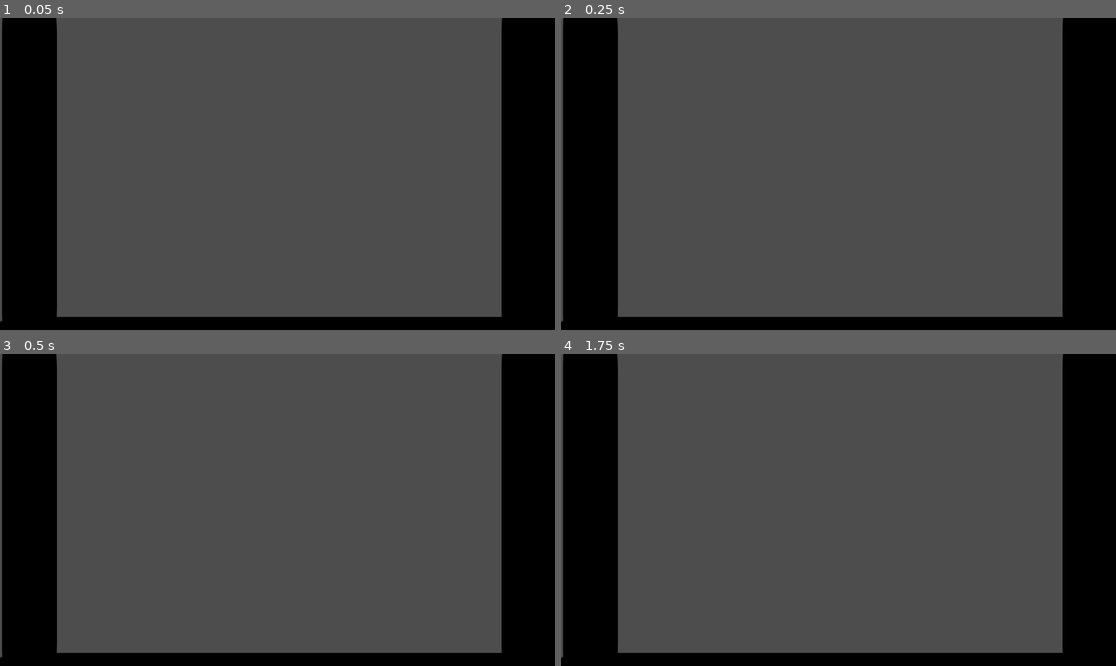
Above: before the commit, frames 1-4 (two rows, left to right).
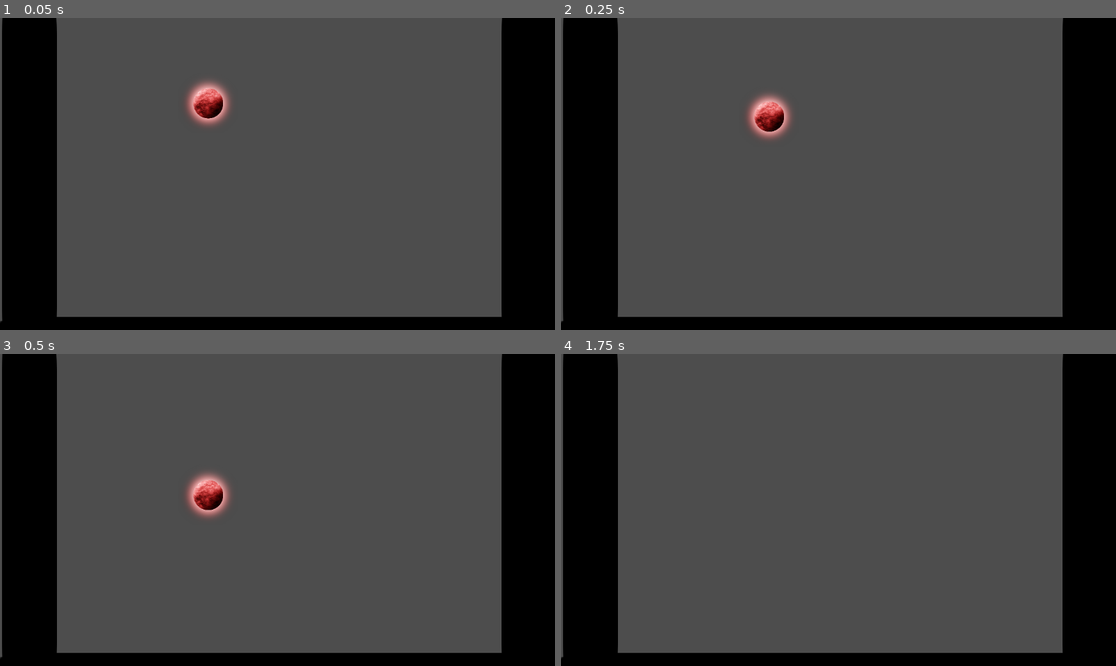
Above: after the commit, the same moments.

Repository: 6thAce/marbel-merger
Game: Godot game, scene res://main.tscn
Same seed, same stepped clock (60 frames per second), same inputs: the game is played once before the commit and once after it. The engine's default icon, where the game draws it, is replaced by a stand-in: a white triangle on a blue panel in a dark square.
Inputs:
- Up to frame 1 (0.05 s): no input
- Up to frame 2 (0.25 s): no input
- Up to frame 3 (0.5 s): no input
- Up to frame 4 (1.75 s): no input

The runs differ from the first frame. In frame 1, 1.0% of the frame differs, in the area x 33-42%, y 19-35%; in frame 2, 1.0%, in the area x 33-42%, y 24-39%; in frame 3, 1.0%; in frame 4, nothing differs.

Commit message:
Update main.tscn

Diff:
--- a/main.tscn
+++ b/main.tscn
@@ -1,9 +1,13 @@
-[gd_scene load_steps=2 format=3 uid="uid://cc6lrqdv51sht"]
+[gd_scene load_steps=3 format=3 uid="uid://cc6lrqdv51sht"]
 
 [ext_resource type="PackedScene" uid="uid://bmi4l8isf2vaf" path="res://backgroung.tscn" id="1_ig7tw"]
+[ext_resource type="PackedScene" uid="uid://dem7sn5vpcpx0" path="res://ball0.tscn" id="2_0xm2m"]
 
 [node name="Main" type="Node2D"]
 position = Vector2(-32, -28)
 
 [node name="backgroung" parent="." instance=ExtResource("1_ig7tw")]
 position = Vector2(33, 0)
+
+[node name="ball" parent="." instance=ExtResource("2_0xm2m")]
+position = Vector2(464, 204)
